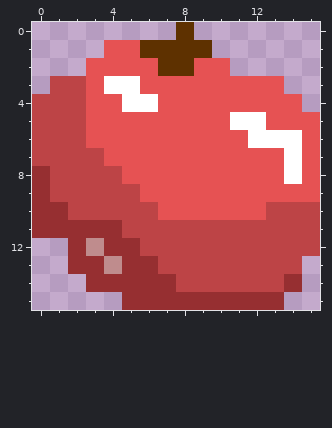
Two versions of one pixel-art sprite, src/main/resources/apple-good-pixel.png. This is how it looked before the edit.
The file is 16x16 pixels.
After:
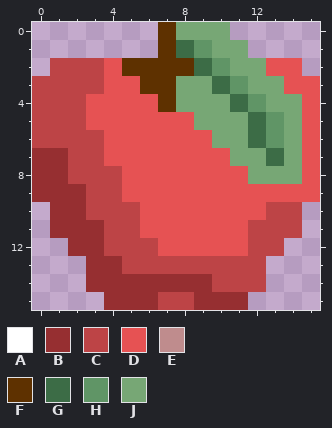
Palette (. is transparent): A #ffffff  B #962f31  C #bd4446  D #e65253  E #bf8c8d  F #5e3100  G #3c6c46  H #609566  J #77a775
Difference:
@@ x 0..15 @@
- 0 ........F.......
- 1 ....DDFFFF......
- 2 ...DDDDFFDD.....
- 3 .CCDAADDDDDDDD..
- 4 CCCDDAADDDDDDDD.
- 5 CCCDDDDDDDDAADDD
- 6 CCCDDDDDDDDDAAAD
- 7 CCCCDDDDDDDDDDAD
- 8 BCCCCDDDDDDDDDAD
- 9 BCCCCCDDDDDDDDDD
-10 BBCCCCCDDDDDDCCC
-11 BBBBBCCCCCCCCCCC
-12 ..BEBBCCCCCCCCCC
-13 ..BBEBBCCCCCCCC.
-14 ...BBBBBCCCCCCB.
-15 .....BBBBBBBBB..
+ 0 .......FJJJ.....
+ 1 .......FGHJJ....
+ 2 .CCCDFFFFGHJJDD.
+ 3 CCCCDDFFJJGHJJDD
+ 4 CCCDDDDFJJJGHJJD
+ 5 CCCDDDDDDJJJGHJD
+ 6 CCCCDDDDDDJJGHJD
+ 7 BBCCDDDDDDDJJGJD
+ 8 BBCCCDDDDDDDJJJD
+ 9 BBBCCDDDDDDDDDDD
+10 .BBCCCDDDDDDDCC.
+11 .BBBCCDDDDDDCCC.
+12 ..BBCCCDDDDDCC..
+13 ...BBCCCCCCCC...
+14 ...BBBBBBBCCC...
+15 ....BBBCCBBB....
